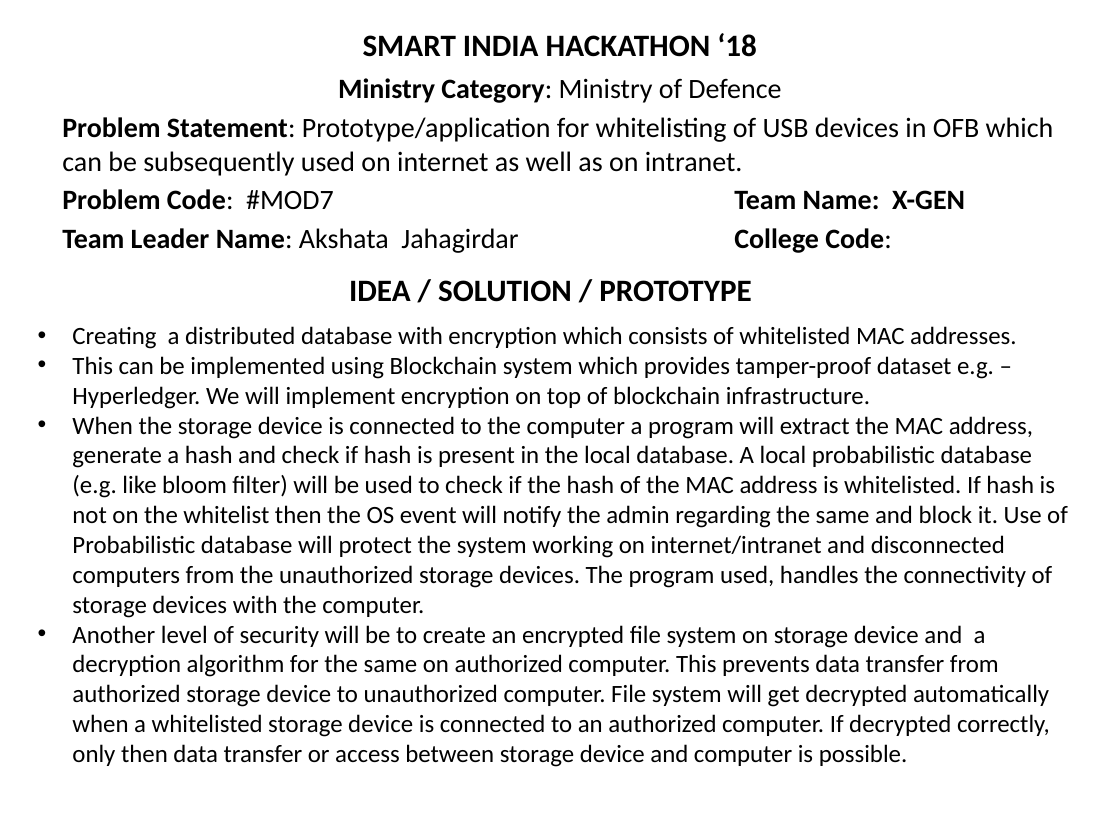
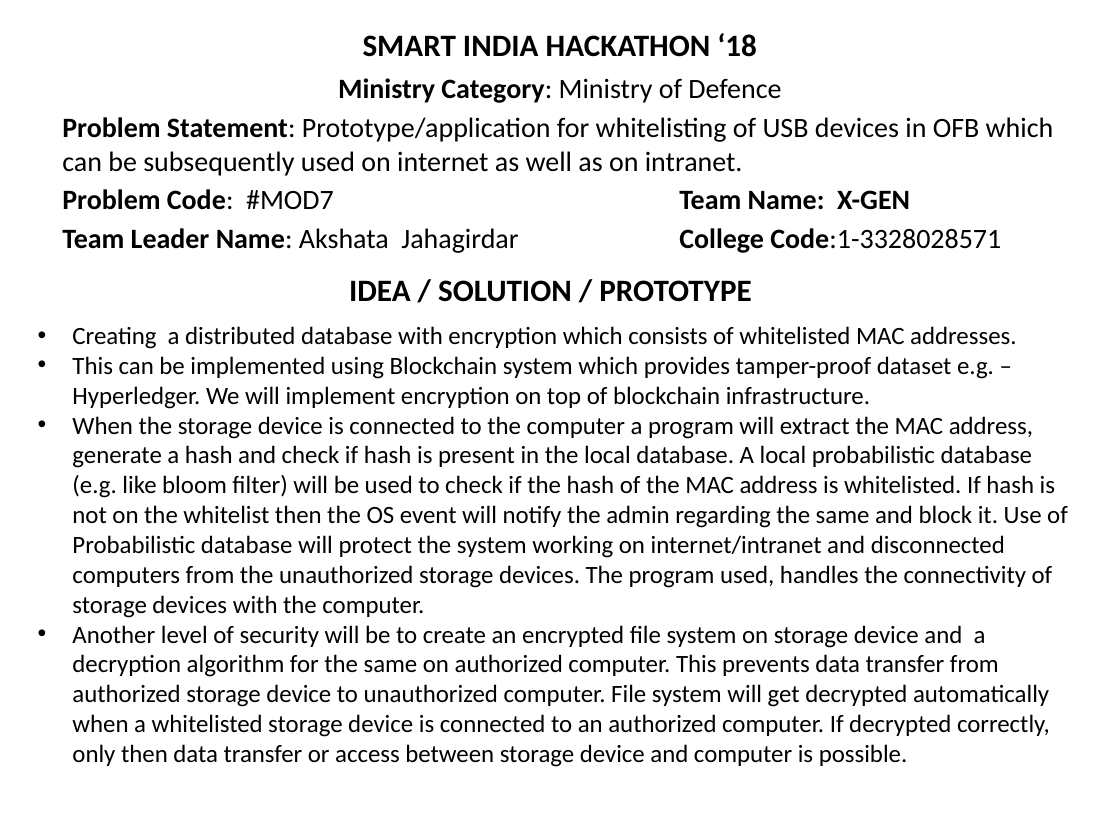
Before and after one commit to Dashree/sih2018, a slide deck: slide 1 of Gov_templates/USB_whitelist.pptx. Drawn at 1120x840 pixels with LibreOffice and Linux fonts; fonts in the diff are those of the drawing. Boxes give left, top, right and bottom in pixels: in the first picture for what was removed or moved away, otherwise in the second. Text is boxed around its words. In the diff, an @@ line names an element or a change of style, - is before the commit and + after.

Commit message:
added team and college info

```diff
--- a/Gov_templates/USB_whitelist.pptx
+++ b/Gov_templates/USB_whitelist.pptx
@@ text at [62,228,1001,253]: text changed; bold off @@
-Team Leader Name: Akshata Jahagirdar College Code:
+Team Leader Name: Akshata Jahagirdar College Code:1-3328028571
```
Also in this commit, not shown: 2 other slides changed.
